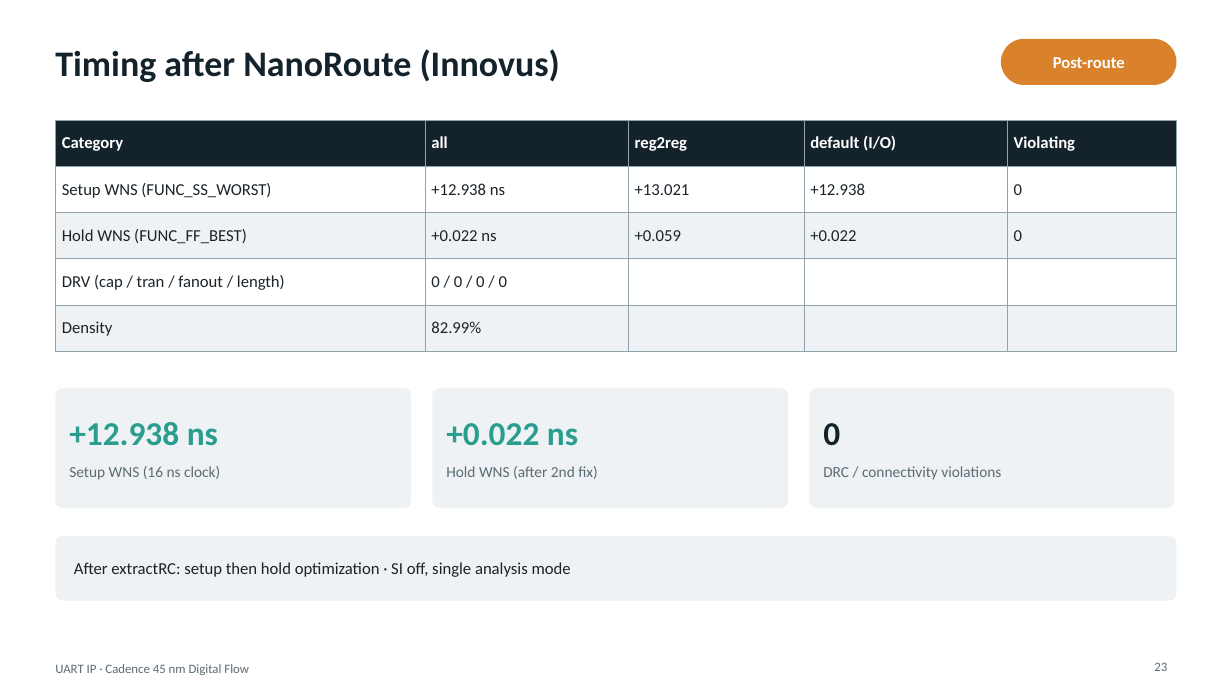
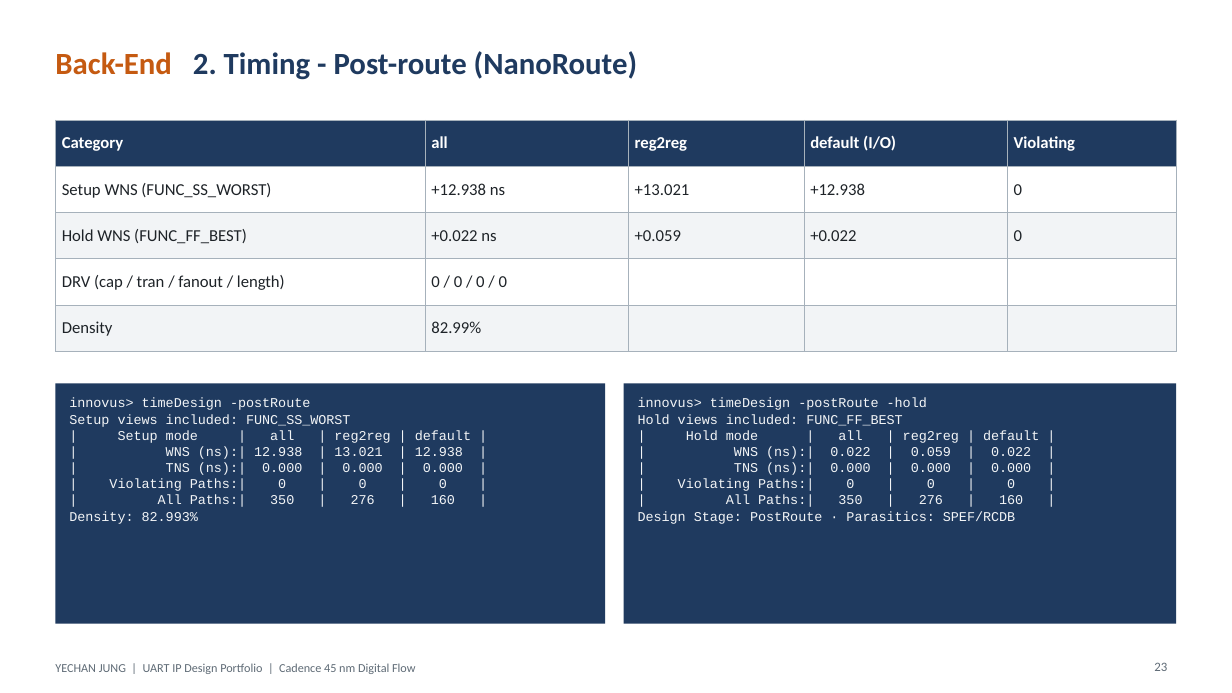
Before and after one commit to Chad-Jung/Project, a slide deck: slide 23 of proj1_make/TOP/DOC/UART_IP_Portfolio_EN.pptx. Drawn at 1232x693 pixels with LibreOffice and Linux fonts; fonts in the diff are those of the drawing. Boxes give left, top, right and bottom in pixels: in the first picture for what was removed or moved away, otherwise in the second. Text is boxed around its words. In the diff, an @@ line names an element or a change of style, - is before the commit and + after.

```diff
--- a/proj1_make/TOP/DOC/UART_IP_Portfolio_EN.pptx
+++ b/proj1_make/TOP/DOC/UART_IP_Portfolio_EN.pptx
@@ title at [55, 51, 637, 80]: text changed; size 28 to 24 pt; text colour #14232B to #1F3A5F @@
-Timing after NanoRoute (Innovus)
+Back-End 2. Timing - Post-route (NanoRoute)
@@ rounded rectangle removed at [1001, 39, 1177, 85] @@
@@ text removed at [1053, 57, 1125, 68] @@
-Post-route
@@ table at [55, 120, 1177, 340] @@
@@ fill #14232B to #1F3A5F in row 1 @@
@@ fill #EEF2F4 to #F2F4F6 in 10 cells @@
@@ text colour #1B2329 to #1E2328 in "Setup WNS (FUNC_SS_WORST)", "+12.938 ns", "+13.021", "+12.938" and 10 more places @@
@@ borders changed @@
@@ rounded rectangle removed at [55, 388, 411, 508] @@
@@ rectangle added at [55, 384, 605, 624], fill #1F3A5F @@
@@ rounded rectangle removed at [433, 388, 788, 508] @@
@@ rectangle added at [624, 384, 1177, 624], fill #1F3A5F @@
@@ rounded rectangle removed at [810, 388, 1175, 508] @@
@@ text added at [69, 398, 471, 524], 10.5 pt, text #F2F4F6 @@
+innovus> timeDesign -postRoute
+Setup views included: FUNC_SS_WORST
+| Setup mode | all | reg2reg | default |
+| WNS (ns):| 12.938 | 13.021 | 12.938 |
+| TNS (ns):| 0.000 | 0.000 | 0.000 |
+| Violating Paths:| 0 | 0 | 0 |
+| All Paths:| 350 | 276 | 160 |
+Density: 82.993%
@@ text added at [638, 398, 1039, 524], 10.5 pt, text #F2F4F6 @@
+innovus> timeDesign -postRoute -hold
+Hold views included: FUNC_FF_BEST
+| Hold mode | all | reg2reg | default |
+| WNS (ns):| 0.022 | 0.059 | 0.022 |
+| TNS (ns):| 0.000 | 0.000 | 0.000 |
+| Violating Paths:| 0 | 0 | 0 |
+| All Paths:| 350 | 276 | 160 |
+Design Stage: PostRoute · Parasitics: SPEF/RCDB
@@ text removed at [69, 422, 218, 446] @@
-+12.938 ns
@@ text removed at [446, 423, 578, 445] @@
-+0.022 ns
@@ text removed at [823, 423, 840, 446] @@
-0
@@ text removed at [69, 466, 220, 480] @@
-Setup WNS (16 ns clock)
@@ text removed at [446, 466, 597, 479] @@
-Hold WNS (after 2nd fix)
@@ text removed at [823, 466, 1001, 480] @@
-DRC / connectivity violations
@@ rounded rectangle removed at [55, 536, 1177, 601] @@
@@ text removed at [74, 562, 571, 577] @@
-After extractRC: setup then hold optimization · SI off, single analysis mode
@@ text at [55, 663, 415, 674]: text changed; size 10 to 9.5 pt; text colour #5B6B75 to #5F6B76 @@
-UART IP · Cadence 45 nm Digital Flow
+YECHAN JUNG | UART IP Design Portfolio | Cadence 45 nm Digital Flow
```
Also in this commit, not shown: 26 other slides changed, 11 slides added, 1 slide removed, 13 other files.
